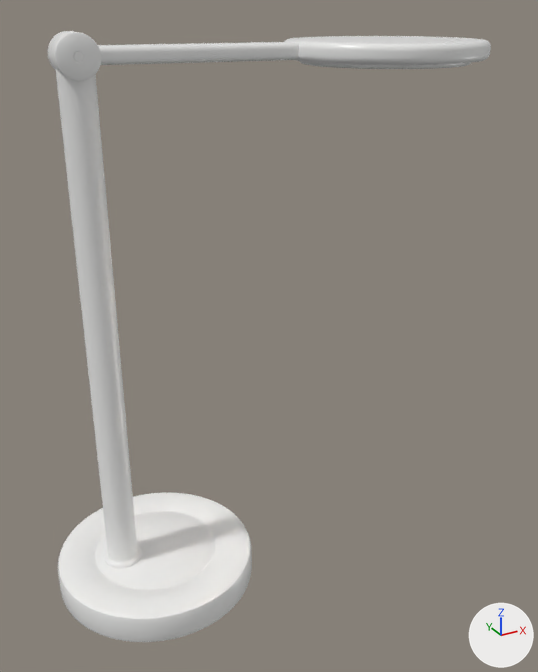
One commit to the Blender file blender/scene/parts/lamp.blend: the scene before it, then after it.
The view is the same before and after, from a 50 mm lens placed at (-0.887, 0.51, 1.216), pointed at (-0.622, 0.99, 0.976). The axes (+X, +Y, +Z) are drawn at lower right. The lights are the same throughout. The older version comes first.

The scene before the commit, as lines of its bpy script (objects in view):
```python
ob_lamp_base = bpy.data.objects.new('lamp_base', me_lamp_base)
ob_lamp_base.parent = ob_new_lamp_root
ob_lamp_base.location = (0.0, 0.0, 0.0)
ob_lamp_column = bpy.data.objects.new('lamp_column', me_lamp_column)
ob_lamp_column.parent = ob_new_lamp_root
ob_lamp_column.location = (0.0, 0.0, 0.0)
ob_lamp_diffuser_bezel = bpy.data.objects.new('lamp_diffuser_bezel', me_lamp_diffuser_bezel)
ob_lamp_diffuser_bezel.parent = ob_new_lamp_root
ob_lamp_diffuser_bezel.location = (0.0, 0.0, 0.0)
ob_lamp_head = bpy.data.objects.new('lamp_head', me_lamp_head)
ob_lamp_head.parent = ob_new_lamp_root
ob_lamp_head.location = (0.0, 0.0, 0.0)
ob_lamp_knuckle = bpy.data.objects.new('lamp_knuckle', me_lamp_knuckle)
ob_lamp_knuckle.parent = ob_new_lamp_root
ob_lamp_knuckle.location = (0.0, 0.0, 0.0)
ob_lamp_neck = bpy.data.objects.new('lamp_neck', me_lamp_neck)
ob_lamp_neck.parent = ob_new_lamp_root
ob_lamp_neck.location = (0.0, 0.0, 0.0)
```
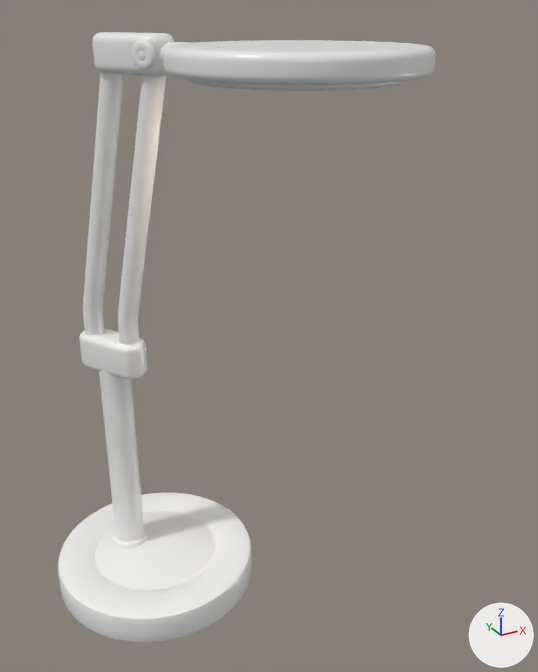
Where the change shows, as pixel boxes (x1, y1, x2, y2) in the pictures (538 x 672 px; the box of a moved part takes in the faces that stretch with it):
'lamp_column', reshaped (43% narrower, 64% shorter)
    before: (55, 68, 142, 568)
    after: (99, 370, 148, 548)
'lamp_head', mesh moved
    before: (284, 36, 491, 65)
    after: (163, 40, 436, 85)
'lamp_branch_front', added
    after: (118, 75, 166, 345)
'lamp_branch_rear', added
    after: (83, 72, 124, 335)
'lamp_split', added
    after: (79, 328, 147, 379)
'lamp_yoke', added
    after: (92, 32, 174, 76)
'lamp_knuckle', deleted
    before: (48, 31, 101, 81)
'lamp_diffuser_bezel', moved, turned
    before: (299, 61, 471, 69)
    after: (188, 80, 409, 91)
'lamp_pivot_r', added
    after: (132, 40, 156, 71)
part 1 of me_lamp_column, moved or reshaped
    before: (55, 68, 137, 561)
    after: (99, 370, 144, 541)
part 2 of me_lamp_column, moved or reshaped
    before: (104, 545, 142, 568)
    after: (112, 527, 148, 548)
part 3 of me_lamp_neck, added (mostly hidden)
    after: (160, 42, 195, 63)
part 4 of me_lamp_neck, deleted
    before: (98, 42, 299, 65)

Patch to the scene script:
```diff
--- a/blender/scene/parts/lamp.blend.py
+++ b/blender/scene/parts/lamp.blend.py
@@ me_lamp_column @@
 # used by ob_lamp_column; parent = ob_new_lamp_root; location = (0.0, 0.0, 0.0)
-me_lamp_column.from_pydata(...)  # 338 vertices, 384 faces; spans x -0.046..-0.013, y -0.013..0.02, z 0.026..0.452
+me_lamp_column.from_pydata(...)  # 338 vertices, 384 faces; spans x -0.032..0.001, y 0.009..0.042, z 0.026..0.211
+# me_lamp_column part 1: all 49 vertices in x -0.043..-0.017, y -0.01..0.016, z 0.452 are moved by (0.014, 0.023, -0.241)
+# me_lamp_column part 2: all 289 vertices in x -0.046..-0.013, y -0.013..0.02, z 0.026..0.037 are moved by (0.014, 0.023, 0.0)
 me_lamp_column.materials.append(mat_lamp_white_plastic)
@@ me_lamp_neck @@
 # used by ob_lamp_neck; parent = ob_new_lamp_root; location = (0.0, 0.0, 0.0)
-me_lamp_neck.from_pydata(...)  # 48 vertices, 26 faces; spans x -0.031..0.142, y -0.026..0.014, z 0.446..0.458
+me_lamp_neck.from_pydata(...)  # 66 vertices, 96 faces; spans x 0.013..0.041, y -0.061..-0.029, z 0.445..0.461
+# me_lamp_neck part 3: 66 vertices added at x 0.013..0.041, y -0.061..-0.029, z 0.445..0.461
+# me_lamp_neck part 4: 48 vertices removed from x -0.031..0.142, y -0.026..0.014, z 0.446..0.458
 me_lamp_neck.materials.append(mat_lamp_white_plastic)
@@ me_lamp_head @@
 # used by ob_lamp_head; parent = ob_new_lamp_root; location = (0.0, 0.0, 0.0)
-me_lamp_head.from_pydata(...)  # 2306 vertices, 2432 faces; spans x 0.129..0.289, y -0.102..0.058, z 0.445..0.459
+me_lamp_head.from_pydata(...)  # 2306 vertices, 2432 faces; spans x -0.008..0.152, y -0.2..-0.04, z 0.445..0.461
+# me_lamp_head part 5: the whole mesh is moved by (-0.137, -0.098, 0.001)
 me_lamp_head.materials.append(mat_lamp_white_plastic)
@@ me_lamp_diffuser_bezel @@
 # used by ob_lamp_diffuser_bezel; parent = ob_new_lamp_root; location = (0.0, 0.0, 0.0)
-me_lamp_diffuser_bezel.from_pydata(...)  # 672 vertices, 672 faces; spans x 0.1416..0.276, y -0.0894..0.0449, z 0.4415..0.4456
+me_lamp_diffuser_bezel.from_pydata(...)  # 672 vertices, 672 faces; spans x 0.0044..0.1388, y -0.1874..-0.053, z 0.4415..0.4456
+# me_lamp_diffuser_bezel part 6: the whole mesh is turned -53.1 degrees about the z axis through its middle, then moved by (-0.1372, -0.0979, 0.0)
 me_lamp_diffuser_bezel.materials.append(mat_lamp_white_plastic)
@@ ob_lamp_knuckle @@
-ob_lamp_knuckle = bpy.data.objects.new('lamp_knuckle', me_lamp_knuckle)
@@ ob_lamp_pivot_r @@
+ob_lamp_pivot_r = bpy.data.objects.new('lamp_pivot_r', me_lamp_pivot_r)  # 282 vertices, 320 faces; spans x 0.0001..0.0112, y -0.0419..-0.0252, z 0.4436..0.4624
+ob_lamp_pivot_r.parent = ob_new_lamp_root
+ob_lamp_pivot_r.location = (0.0, 0.0, 0.0)
@@ ob_lamp_yoke @@
+ob_lamp_yoke = bpy.data.objects.new('lamp_yoke', me_lamp_yoke)  # 408 vertices, 376 faces; spans x -0.0156..0.0293, y -0.0404..0.0174, z 0.44..0.466
+ob_lamp_yoke.parent = ob_new_lamp_root
+ob_lamp_yoke.location = (0.0, 0.0, 0.0)
@@ ob_lamp_branch_front @@
+ob_lamp_branch_front = bpy.data.objects.new('lamp_branch_front', me_lamp_branch_front)  # 800 vertices, 770 faces; spans x -0.014..0.024, y -0.035..0.018, z 0.229..0.45
+ob_lamp_branch_front.parent = ob_new_lamp_root
+ob_lamp_branch_front.location = (0.0, 0.0, 0.0)
@@ ob_lamp_branch_rear @@
+ob_lamp_branch_rear = bpy.data.objects.new('lamp_branch_rear', me_lamp_branch_rear)  # 800 vertices, 770 faces; spans x -0.033..0.005, y -0.003..0.05, z 0.229..0.45
+ob_lamp_branch_rear.parent = ob_new_lamp_root
+ob_lamp_branch_rear.location = (0.0, 0.0, 0.0)
@@ ob_lamp_split @@
+ob_lamp_split = bpy.data.objects.new('lamp_split', me_lamp_split)  # 408 vertices, 376 faces; spans x -0.0378..0.0071, y -0.0031..0.0546, z 0.205..0.235
+ob_lamp_split.parent = ob_new_lamp_root
+ob_lamp_split.location = (0.0, 0.0, 0.0)
```
